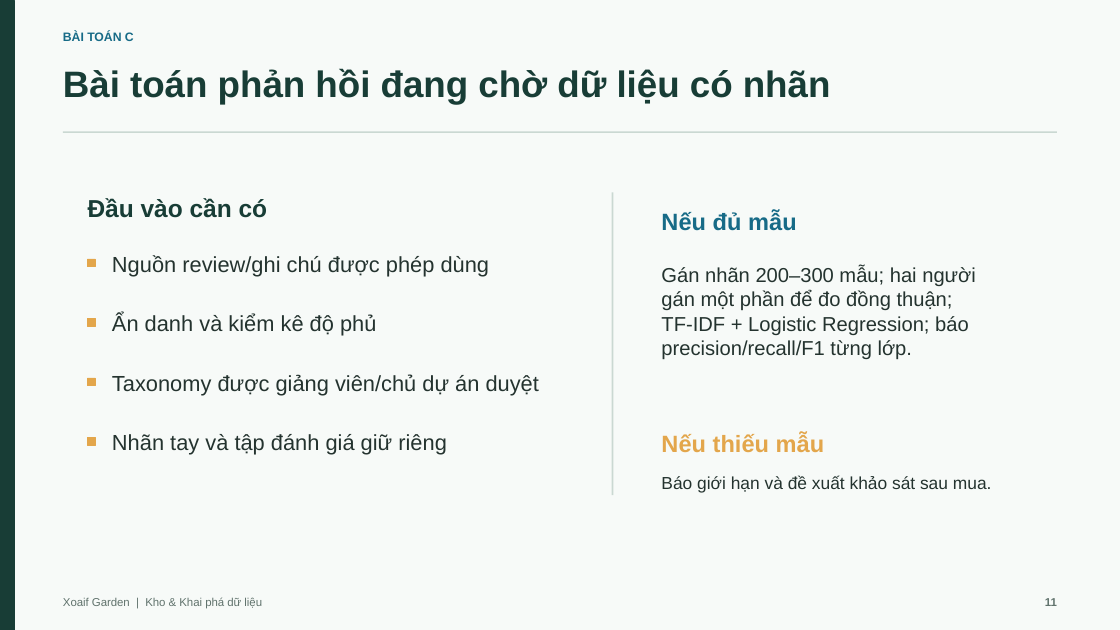
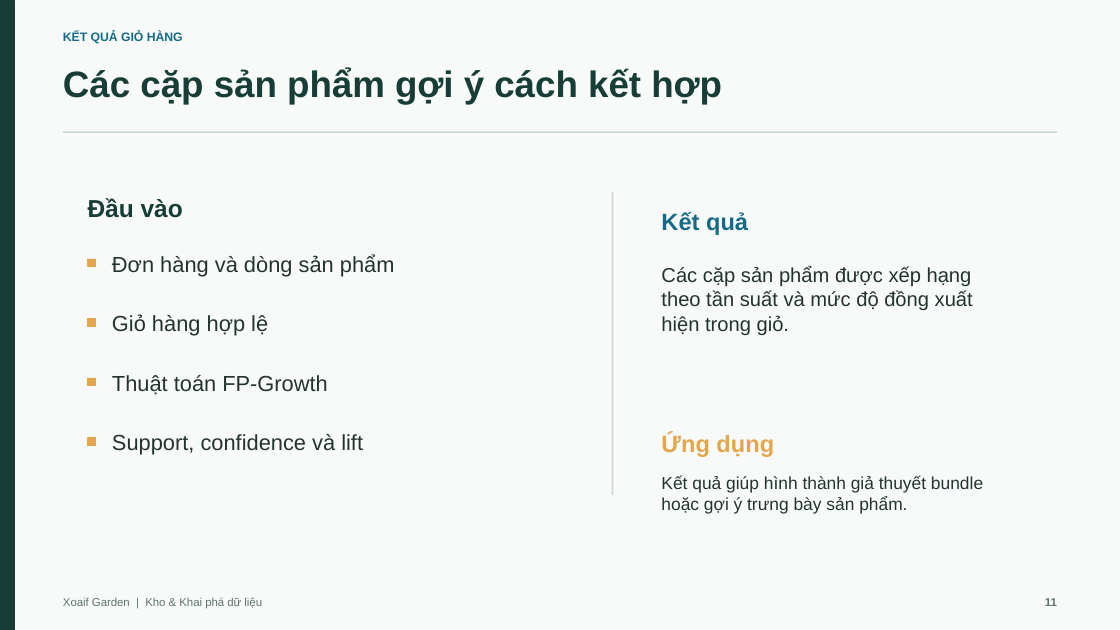
Before and after one commit to nguyenducanh03112005/Xoaif, a slide deck: slide 11 of slides/Xoaif_Final.pptx. Drawn at 1120x630 pixels with LibreOffice and Linux fonts; fonts in the diff are those of the drawing. Boxes give left, top, right and bottom in pixels: in the first picture for what was removed or moved away, otherwise in the second. Text is boxed around its words. In the diff, an @@ line names an element or a change of style, - is before the commit and + after.

```diff
--- a/slides/Xoaif_Final.pptx
+++ b/slides/Xoaif_Final.pptx
@@ text at (x1=63, y1=32, x2=183, y2=44): text changed @@
-BÀI TOÁN C
+KẾT QUẢ GIỎ HÀNG
@@ text at (x1=63, y1=69, x2=722, y2=105): text changed @@
-Bài toán phản hồi đang chờ dữ liệu có nhãn
+Các cặp sản phẩm gợi ý cách kết hợp
@@ text at (x1=88, y1=198, x2=183, y2=218): text changed @@
-Đầu vào cần có
+Đầu vào
@@ text at (x1=661, y1=212, x2=748, y2=235): text changed @@
-Nếu đủ mẫu
+Kết quả
@@ text at (x1=112, y1=254, x2=395, y2=276): text changed @@
-Nguồn review/ghi chú được phép dùng
+Đơn hàng và dòng sản phẩm
@@ text at (x1=661, y1=266, x2=973, y2=335): text changed @@
-Gán nhãn 200–300 mẫu; hai người gán một phần để đo đồng thuận; TF-IDF + Logistic Regression; báo precision/recall/F1 từng lớp.
+Các cặp sản phẩm được xếp hạng theo tần suất và mức độ đồng xuất hiện trong giỏ.
@@ text at (x1=112, y1=314, x2=268, y2=336): text changed @@
-Ẩn danh và kiểm kê độ phủ
+Giỏ hàng hợp lệ
@@ text at (x1=112, y1=375, x2=327, y2=395): text changed @@
-Taxonomy được giảng viên/chủ dự án duyệt
+Thuật toán FP-Growth
@@ text at (x1=112, y1=434, x2=363, y2=455): text changed @@
-Nhãn tay và tập đánh giá giữ riêng
+Support, confidence và lift
@@ text at (x1=661, y1=433, x2=774, y2=457): text changed @@
-Nếu thiếu mẫu
+Ứng dụng
@@ text at (x1=661, y1=475, x2=983, y2=514): text changed @@
-Báo giới hạn và đề xuất khảo sát sau mua.
+Kết quả giúp hình thành giả thuyết bundle hoặc gợi ý trưng bày sản phẩm.
```
Also in this commit, not shown: 12 other slides changed, 1 slide added, 1 slide removed, 7 other files.
